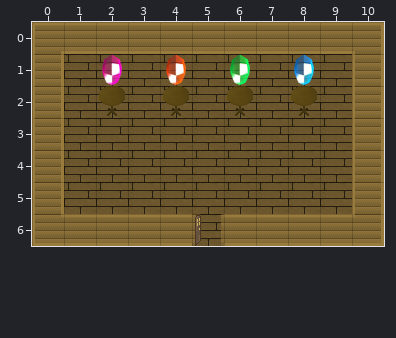
Tiled map -- assets/maps/shop1.tmx. The first picture shows the starting point.
Cells are 32x32 px. Shown: x 0..10, y 0..6.
The result:
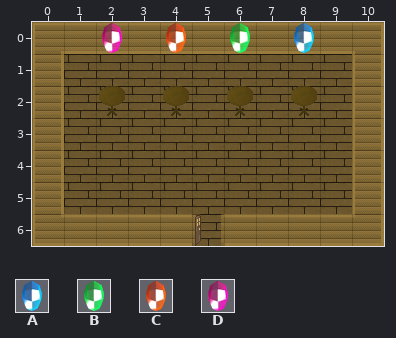
Key: from "crystal": A 0, B 7, C 21, D 28.
Objects are placed by their top-left corner, in cells (3,4 is the top-left corner of cell 3,4); size is 1x1 cell unless given.
Changes in this commit:
Layer "Doodads":
A new object: D "Pink" at 2,0.
A new object: C "Red" at 4,0.
A new object: B "Green" at 6,0.
A new object: A "Blue" at 8,0.
Object D "Doodad" at 2,1 is removed.
Object C "Doodad" at 4,1 is removed.
Object B "Doodad" at 6,1 is removed.
Object A "Doodad" at 8,1 is removed.
